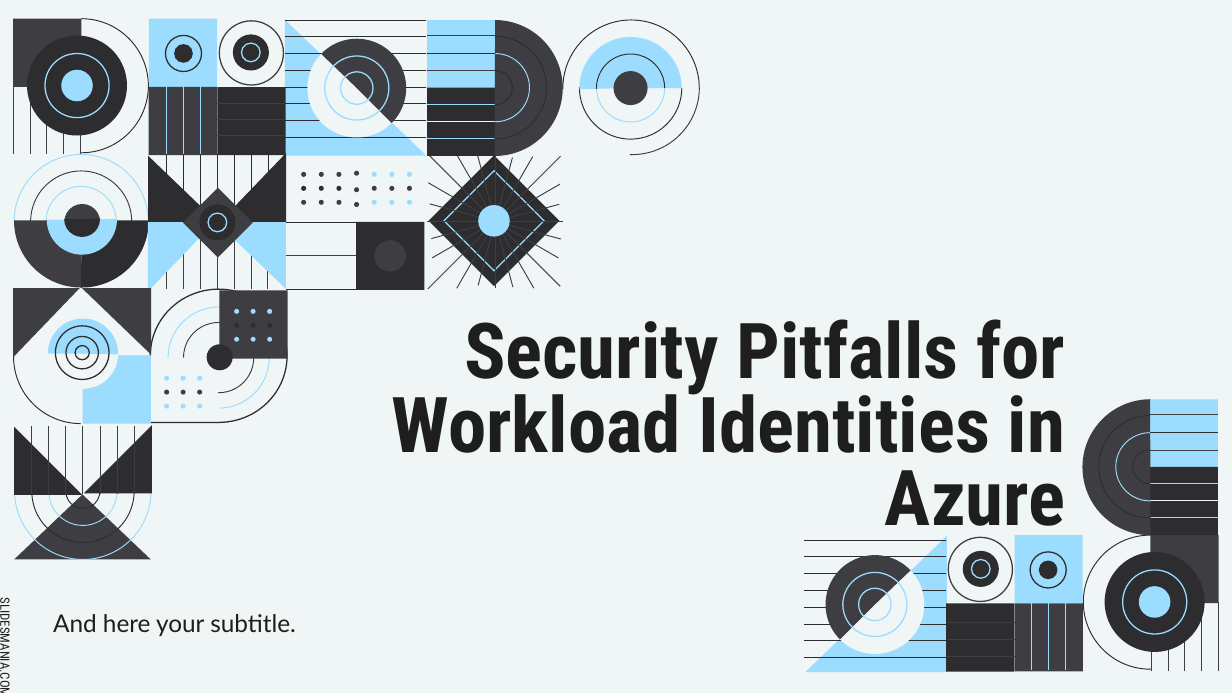
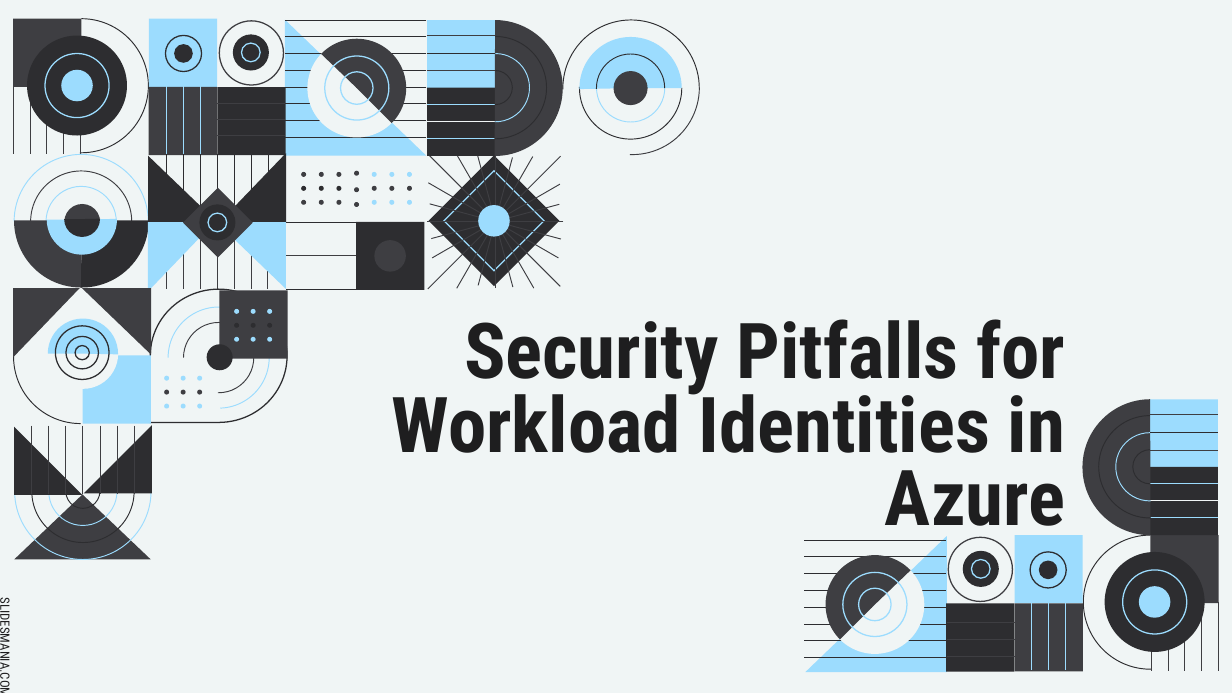
Before and after one commit to PalmEmanuel/AzureDayPL2024, a slide deck: slide 1 of SecurityPitfallsForWorkloadIdentities.pptx. Drawn at 1232x693 pixels with LibreOffice and Linux fonts; fonts in the diff are those of the drawing. Boxes give left, top, right and bottom in pixels: in the first picture for what was removed or moved away, otherwise in the second. Text is boxed around its words. In the diff, an @@ line names an element or a change of style, - is before the commit and + after.

Commit message:
azure

```diff
--- a/SecurityPitfallsForWorkloadIdentities.pptx
+++ b/SecurityPitfallsForWorkloadIdentities.pptx
@@ subtitle removed at (x1=53, y1=614, x2=296, y2=636) @@
-And here your subtitle.
```
Also in this commit, not shown: 1 other slide changed, 1 slide added, 1 slide removed.
